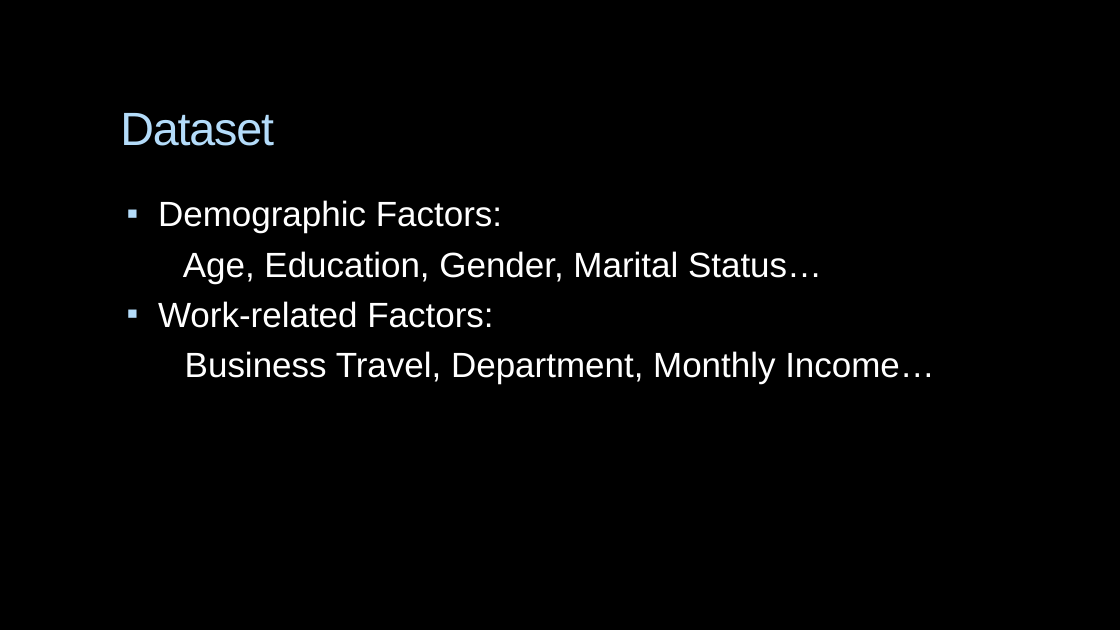
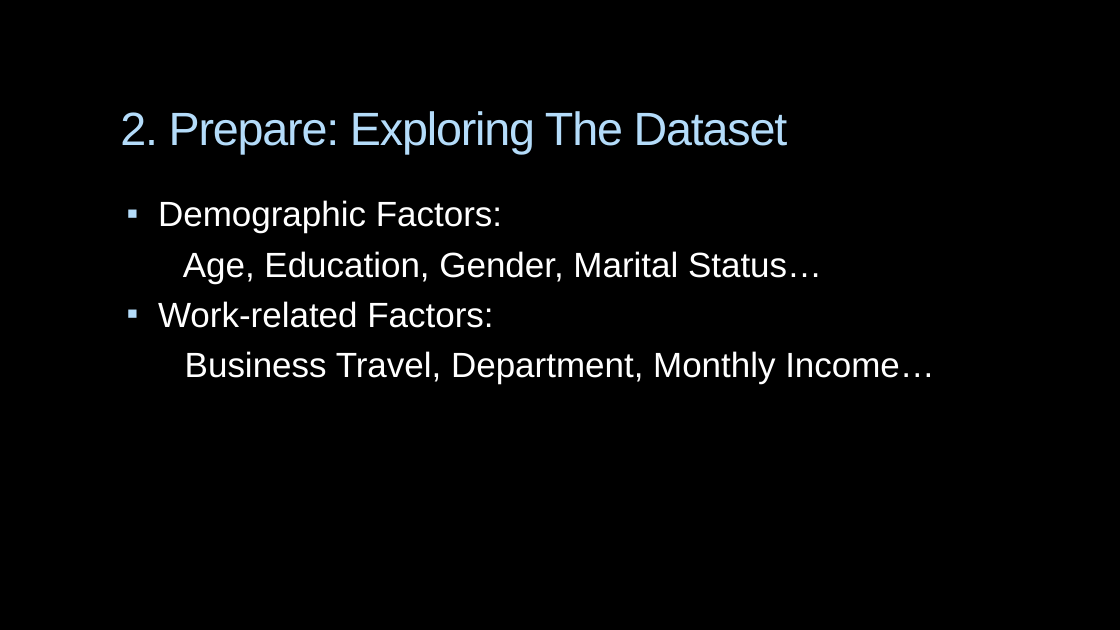
Before and after one commit to aya1fouad/Power_BI_Dashboards, a slide deck: slide 7 of Anayzing_IBM_HR_Employee_Attrition/HR Employees Attrition.pptx (slide 5 before the commit). Drawn at 1120x630 pixels with LibreOffice and Linux fonts; fonts in the diff are those of the drawing; background and template pictures are left out. Boxes give left, top, right and bottom in pixels: in the first picture for what was removed or moved away, otherwise in the second. Text is boxed around its words. In the diff, an @@ line names an element or a change of style, - is before the commit and + after.

```diff
--- a/Anayzing_IBM_HR_Employee_Attrition/HR Employees Attrition.pptx
+++ b/Anayzing_IBM_HR_Employee_Attrition/HR Employees Attrition.pptx
@@ title at (x1=120, y1=111, x2=788, y2=155): text changed @@
-Dataset
+2. Prepare: Exploring The Dataset
```
Also in this commit, not shown: 17 other slides changed, 1 slide added, 1 other file.
